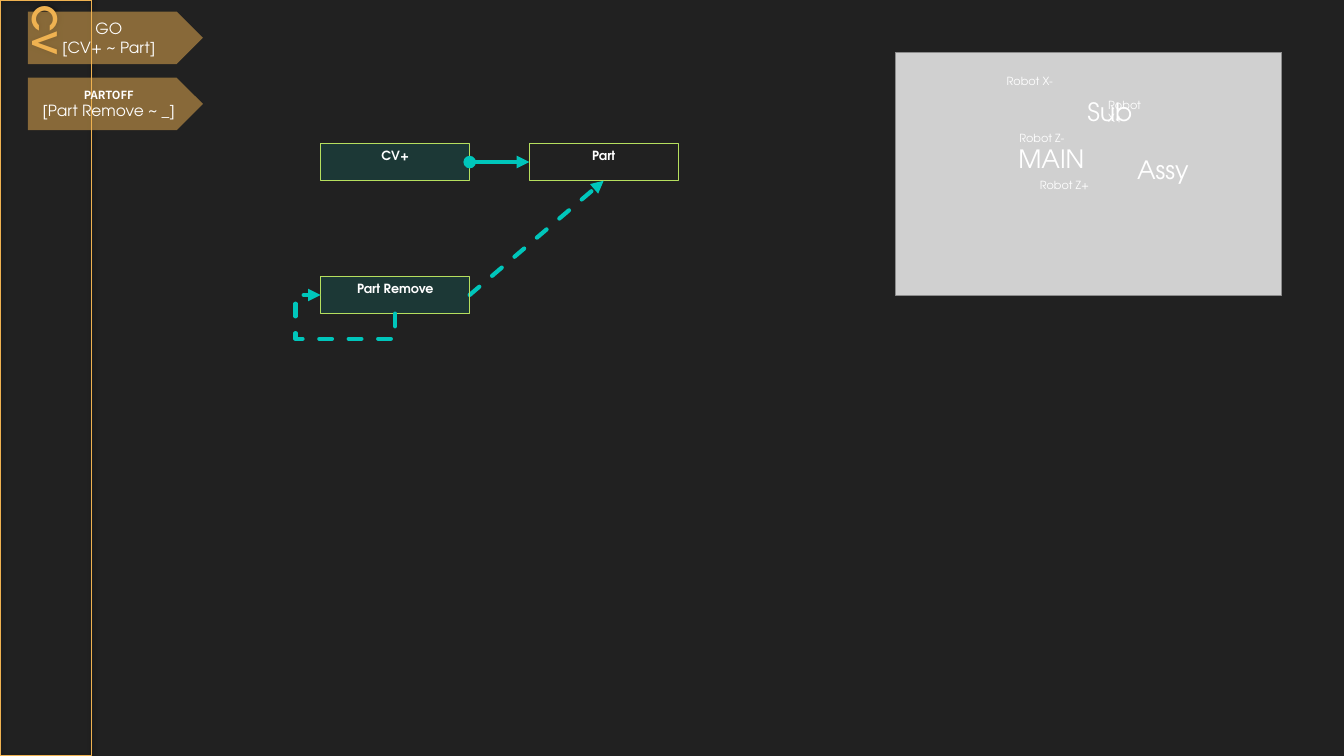
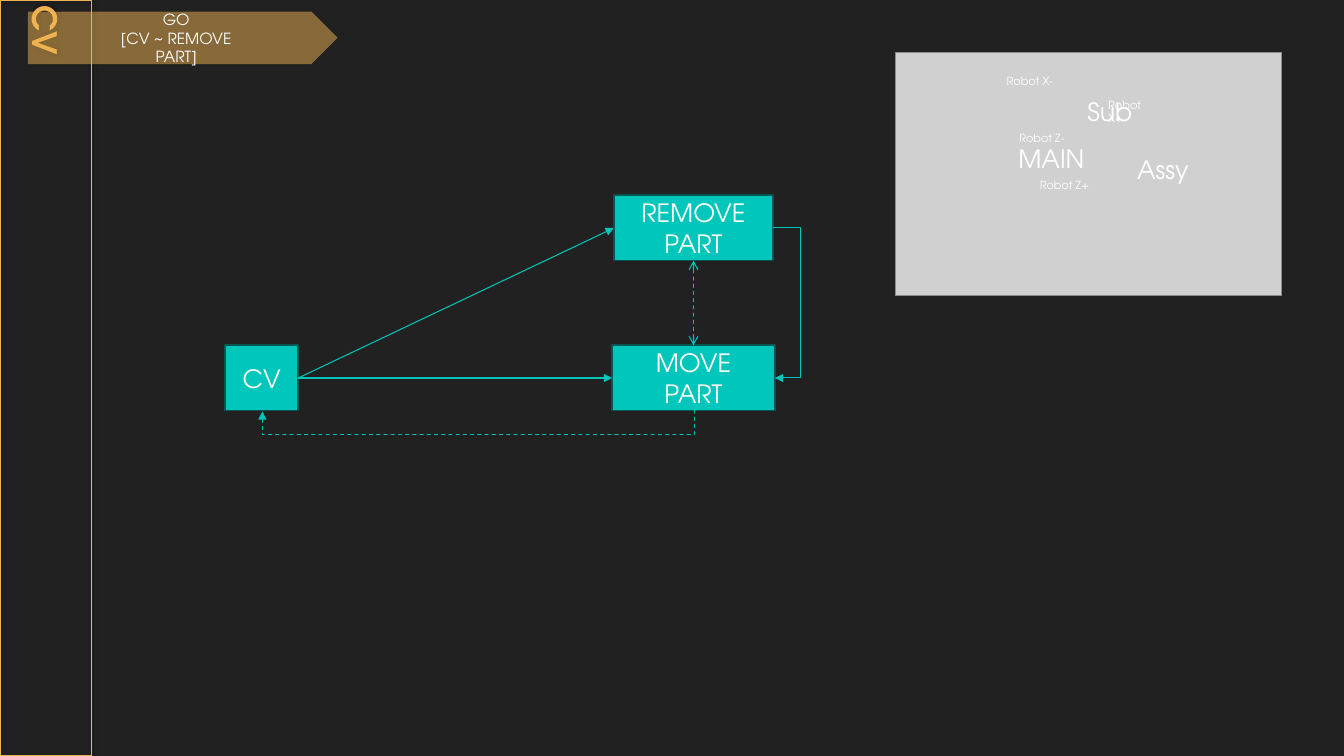
Before and after one commit to DualsoftDev/ds, a slide deck: slide 1 of DsDotNet/src/UnitTest/UnitTest.Model/ImportOfficeExample/Sample/Lib/Conveyor/CV.pptx. Drawn at 1344x756 pixels with LibreOffice and Linux fonts; fonts in the diff are those of the drawing; grey boxes stand for pictures. Boxes give left, top, right and bottom in pixels: in the first picture for what was removed or moved away, otherwise in the second. Text is boxed around its words. In the diff, an @@ line names an element or a change of style, - is before the commit and + after.

```diff
--- a/DsDotNet/src/UnitTest/UnitTest.Model/ImportOfficeExample/Sample/Lib/Conveyor/CV.pptx
+++ b/DsDotNet/src/UnitTest/UnitTest.Model/ImportOfficeExample/Sample/Lib/Conveyor/CV.pptx
@@ pentagon arrow "GO": place and size @@
-pentagon arrow "GO" at bbox=[28, 11, 204, 64]
+pentagon arrow "GO" at bbox=[28, 11, 338, 64]
@@ text in pentagon arrow at bbox=[121, 32, 232, 70]: text changed @@
-[CV+ ~ Part]
+[CV ~ REMOVE
+PART]
@@ pentagon arrow removed at bbox=[28, 78, 204, 130] @@
-PARTOFF
-[Part Remove ~ _]
@@ elbow double arrow removed from (470, 162) to (529, 162) @@
@@ arrow removed from (470, 295) to (604, 180) @@
@@ rectangle "REMOVE": place and size @@
-rectangle "REMOVE" at bbox=[529, 143, 679, 180]
+rectangle "REMOVE" at bbox=[614, 196, 773, 261]
@@ rectangle "REMOVE" at bbox=[614, 196, 773, 261]: vertical alignment top to middle; fill none to #00C6BB; outline #B6DF5E 0.75 pt to #005752 1.25 pt @@
@@ text in rectangle at bbox=[641, 203, 745, 265]: text changed; size 9 to 18 pt; bold off @@
-Part
+REMOVE
+PART
@@ arrow added from (298, 378) to (614, 228), #00C6BB 0.75 pt @@
@@ elbow arrow added from (773, 228) to (775, 378), #00C6BB 0.75 pt @@
@@ double arrow added from (694, 261) to (694, 346), #00C6BB 0.75 pt dashed @@
@@ elbow arrow removed from (395, 314) to (321, 295) @@
@@ rectangle removed at bbox=[321, 276, 470, 314] @@
-Part Remove
@@ rectangle "CV": place and size @@
-rectangle "CV" at bbox=[321, 143, 470, 180]
+rectangle "CV" at bbox=[225, 346, 298, 411]
@@ rectangle "CV" at bbox=[225, 346, 298, 411]: vertical alignment top to middle; fill #00C6BB at 14% opacity to #00C6BB; outline #B6DF5E 0.75 pt to #005752 1.25 pt @@
@@ rectangle added at bbox=[612, 346, 774, 411], fill #00C6BB, outline #005752 1.25 pt, 18 pt, text #FFFFFF @@
+MOVE
+PART
@@ text in rectangle at bbox=[243, 369, 281, 389]: text changed; size 9 to 18 pt; bold off @@
-CV+
+CV
@@ arrow added from (298, 378) to (612, 378), #00C6BB 0.75 pt @@
@@ elbow arrow added from (695, 410) to (262, 411), #00C6BB 0.75 pt dashed @@
```
Also in this commit, not shown: 7 other files.
